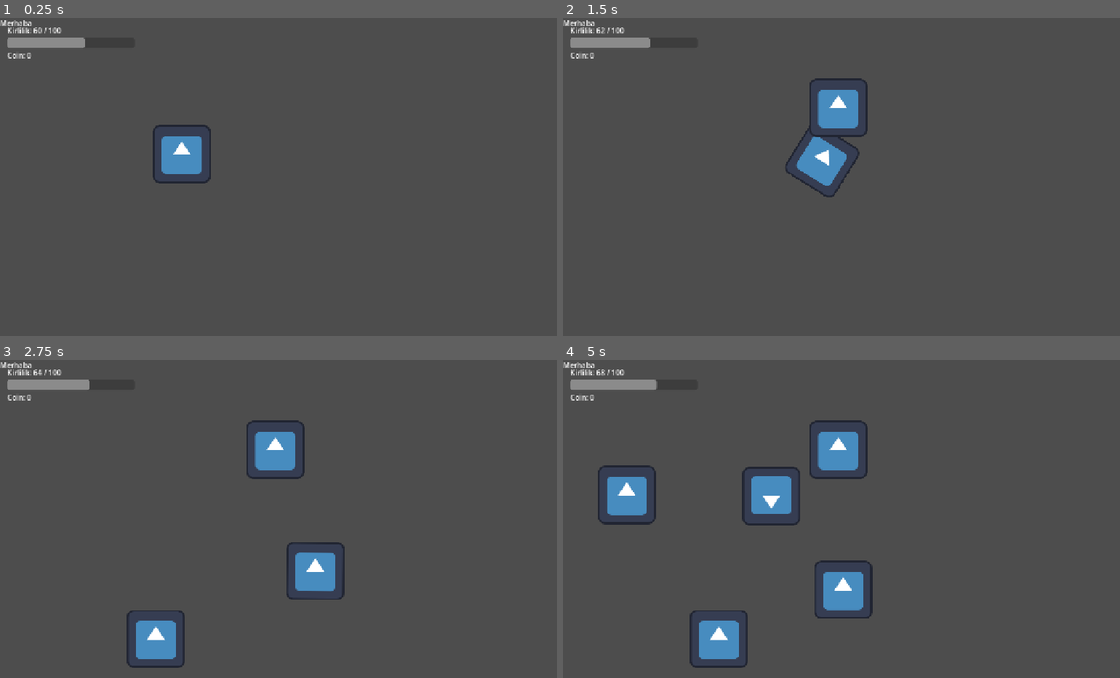
Above: before the commit, frames 1-4 (two rows, left to right).
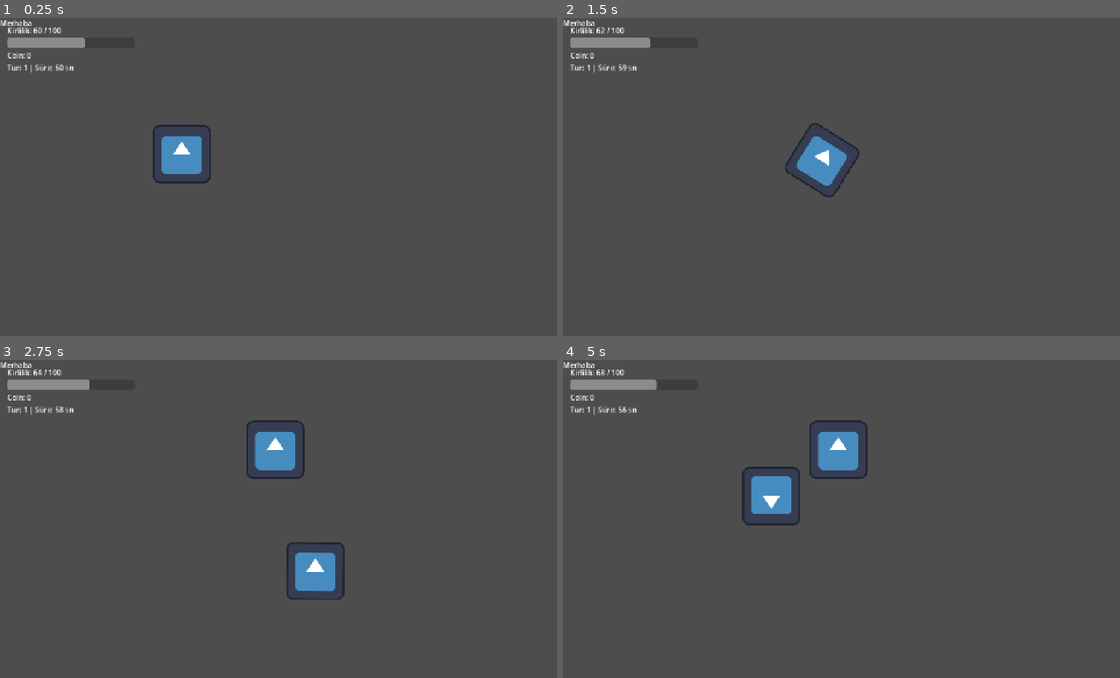
Above: after the commit, the same moments.

Repository: tubaiskol/Mavi-Donus-Hackathon-Team22
Game: Godot game, scene res://scenes/main.tscn
Same seed, same stepped clock (60 frames per second), same inputs: the game is played once before the commit and once after it. The engine's default icon, where the game draws it, is replaced by a stand-in: a white triangle on a blue panel in a dark square.
Inputs:
- Up to frame 1 (0.25 s): no input
- Up to frame 2 (1.5 s): tap Enter at 0.5 s; hold Right (move_right) 0.53-1.28 s; hold Down (move_down) from 1.28 s (still down)
- Up to frame 3 (2.75 s): release Down (move_down) at 2.03 s; hold Right (move_right) from 2.03 s (still down)
- Up to frame 4 (5 s): release Right (move_right) at 2.78 s; hold Up (move_up) 2.78-3.53 s; hold Left (move_left) from 3.53 s (still down)

The runs differ from the first frame. In frame 1, 0.1% of the frame differs, in the area x 1-14%, y 14-18%; in frame 2, 1.2%; in frame 3, 1.2%; in frame 4, 3.5%, in the area x 1-56%, y 14-97%.

Commit message:
Ilk tur suresi ve tur sonu durdurma eklendi

Diff:
--- a/scenes/main.tscn
+++ b/scenes/main.tscn
@@ -20,7 +20,7 @@
 script = ExtResource("2_0wfyh")
 
 [node name="Timer" type="Timer" parent="Spawner" unique_id=1140275100]
-wait_time = 1.2
+wait_time = 2.5
 autostart = true
 
 [node name="HUD" type="CanvasLayer" parent="." unique_id=1209394026]
@@ -42,3 +42,6 @@
 
 [node name="CoinsLabel" type="Label" parent="HUD/StatsBox" unique_id=1668178622]
 layout_mode = 2
+
+[node name="TimeLabel" type="Label" parent="HUD/StatsBox" unique_id=1825778170]
+layout_mode = 2
--- a/scripts/game.gd
+++ b/scripts/game.gd
@@ -1,4 +1,8 @@
 extends Node2D
+
+var time_left := 0.0
+
+@onready var time_label: Label = $HUD/StatsBox/TimeLabel
 
 
 func _ready() -> void:
@@ -7,10 +11,39 @@
 
 	GameState.game_lost.connect(_on_game_lost)
 
-	# Dizel motorun emisyon üretmesini başlat.
+	time_left = GameState.round_time
+	_update_time_label()
 	GameState.running = true
 
 
+func _process(delta: float) -> void:
+	if not GameState.running or GameState.game_over:
+		return
+
+	time_left = maxf(time_left - delta, 0.0)
+	_update_time_label()
+
+	if time_left <= 0.0:
+		_end_round()
+
+
+func _update_time_label() -> void:
+	time_label.text = "Tur: %d | Süre: %d sn" % [
+		GameState.current_round,
+		ceili(time_left)
+	]
+
+
+func _end_round() -> void:
+	GameState.running = false
+	time_label.text = "1. tur tamamlandı"
+	print("1. tur tamamlandı.")
+
+	get_tree().paused = true
+	GameState.round_ended.emit()
+
+
 func _on_game_lost() -> void:
+	time_label.text = "Kaybettin! Kirlilik 100."
 	print("Kaybettin! Kirlilik 100'e ulaştı.")
 	get_tree().paused = true
